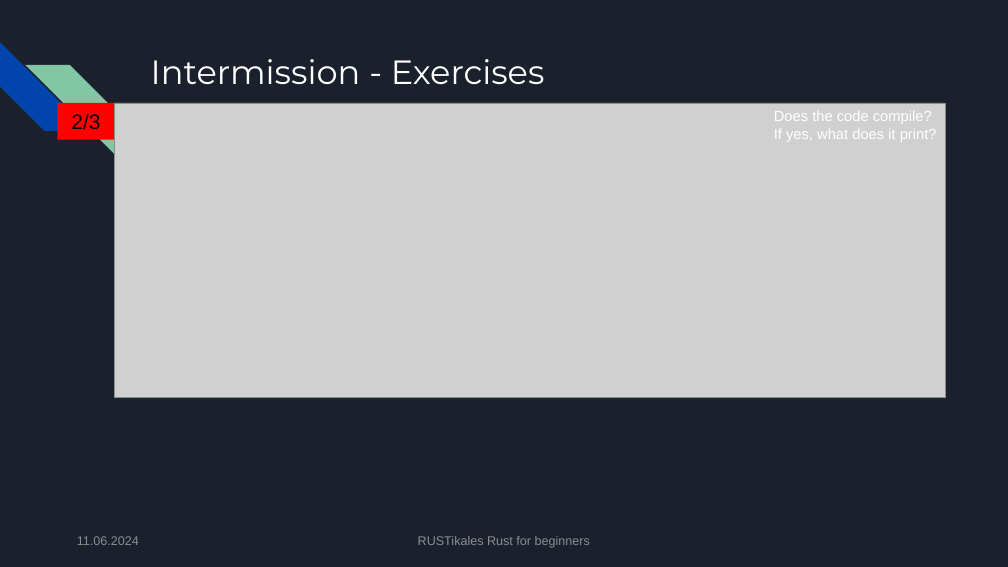
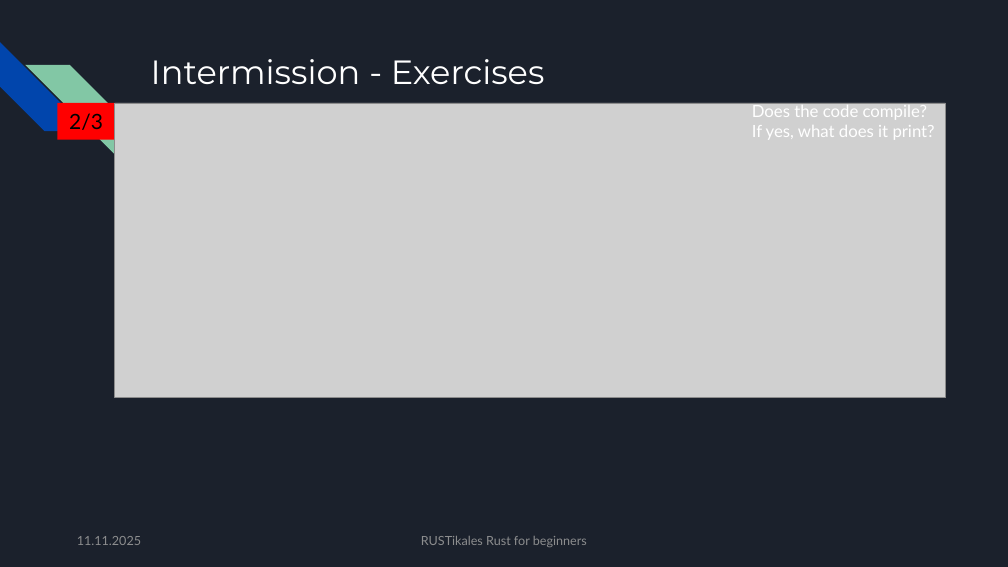
Before and after one commit to pfhaupt/progkurs, a slide deck: slide 153 of rust-beginner/05 - Ownership and Borrow Checker/05 - original.pptx (slide 134 before the commit). Drawn at 1008x567 pixels with LibreOffice and Linux fonts; fonts in the diff are those of the drawing; grey boxes stand for pictures. Boxes give left, top, right and bottom in pixels: in the first picture for what was removed or moved away, otherwise in the second. Text is boxed around its words. In the diff, an @@ line names an element or a change of style, - is before the commit and + after.

Commit message:
[R-B-05] Update slides
- Move Lifetime chapter from R-B-06 to here
  - This means that R-B-07 may have to be merged into R-B-06
- Increase font size
- Unite text font

```diff
--- a/rust-beginner/05 - Ownership and Borrow Checker/05 - original.pptx
+++ b/rust-beginner/05 - Ownership and Borrow Checker/05 - original.pptx
@@ rectangle "2/3" at bbox=[57, 103, 115, 139]: font Arial to Lato @@
@@ text "Does the code compile?": place and size @@
-text "Does the code compile?" at bbox=[774, 111, 937, 142]
+text "Does the code compile?" at bbox=[752, 103, 935, 140]
@@ text "Does the code compile?" at bbox=[752, 103, 935, 140]: size 14 to 16 pt, font Arial to Lato @@
@@ text at bbox=[77, 536, 141, 545]: text changed; font Arial to Lato @@
-11.06.2024
+11.11.2025
@@ text "RUSTikales Rust for beginners" at bbox=[421, 536, 587, 547]: font Arial to Lato @@
```
Also in this commit, not shown: 145 other slides changed, 19 slides added, 1 slide removed, 1 other file.
